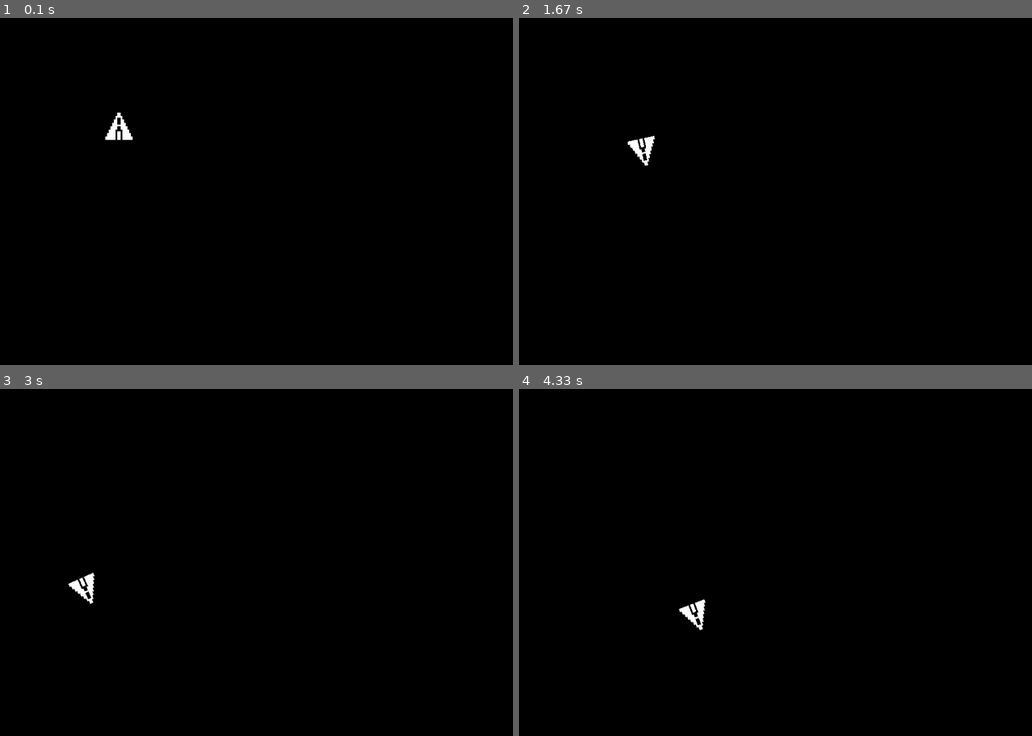
Above: before the commit, frames 1-4 (two rows, left to right).
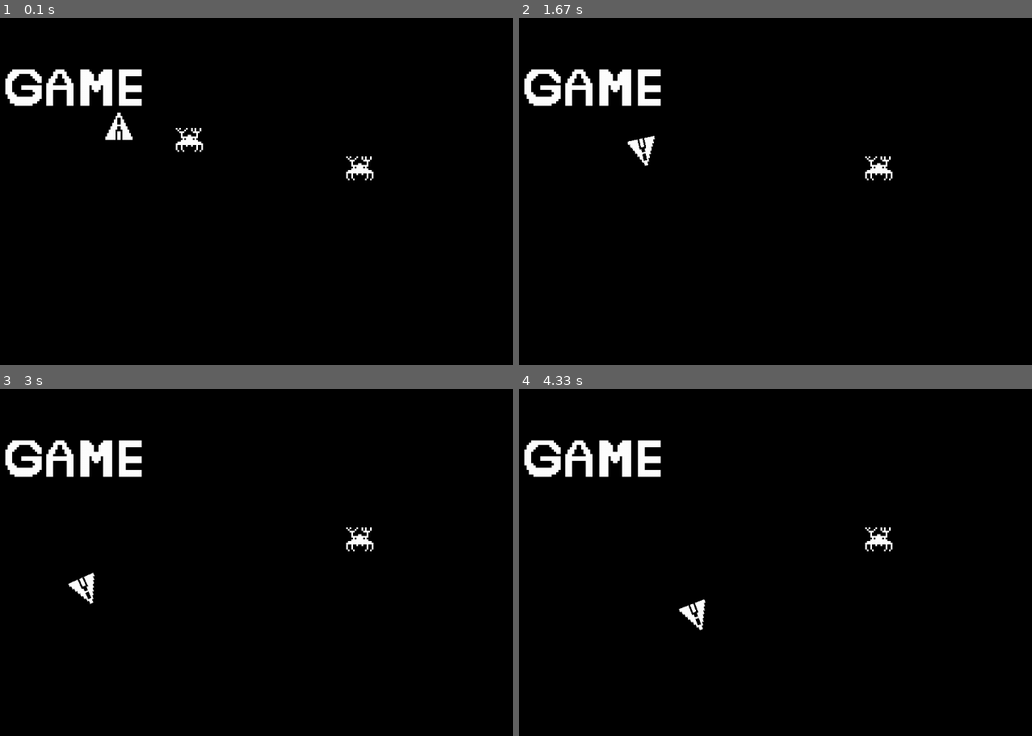
Above: after the commit, the same moments.

Repository: joe-the-pro-zero/space_shooter_pygame
Game: pygame game, started from main.py
Same seed, same stepped clock (60 frames per second), same inputs: the game is played once before the commit and once after it.
Inputs:
- Up to frame 1 (0.1 s): no input
- Up to frame 2 (1.67 s): hold Space 0.33-0.8 s; hold Right 0.33-0.8 s; hold Right 0.83-1.3 s; hold Up 1.33-1.63 s
- Up to frame 3 (3 s): hold Right 1.67-2.13 s; hold Left 2.17-2.7 s; hold Down from 2.73 s (still down)
- Up to frame 4 (4.33 s): release Down at 3.03 s; hold Left 3.07-3.47 s; hold Up 3.5-3.87 s; hold Right from 3.9 s (still down)

The runs differ from the first frame. In frame 1, 2.1% of the frame differs, in the area x 0-73%, y 14-47%; in frame 2, 1.9%; in frame 3, 1.9%; in frame 4, 1.9%.

Commit message:
Add a screen_print() function that displays in engine

Diff:
--- a/logic.py
+++ b/logic.py
@@ -16,6 +16,8 @@
         self.speed = 0
         self.angle = angle
         self.status = "ACTIVE"
+        self.draw_layer = 1
+        self.collison_layer = 1
     def update_location(self):
         self.x, self.y = calculate_trajectory(self.x, self.y, ((360 - self.angle) % 360) + 270, self.speed)
     def enforce_speed_limit(self):
@@ -36,8 +38,9 @@
     def __init__(self,location ,sprite, angle):
         super().__init__(location,sprite,angle=angle)
         self.speed = 20
+        self.size = (8, 8)
+
     def enforce_boarder_limit(self):
-        #boarders
         if self.x > 1290:
             self.status = "COLLECT"
         if self.x < -10:
@@ -50,6 +53,8 @@
 class Player_char(Display_obj):
     def __init__(self, location, sprite, rect=False, speed_limit=15):
         super().__init__(location, sprite, rect=rect, speed_limit=speed_limit)
+        self.shape = (48, 48)
+
     def enforce_boarder_loop(self):
         if self.x > 1290:
             self.x = -10
@@ -59,3 +64,8 @@
             self.y = -10
         if self.y < -10:
             self.y = 730
+
+class Enemy(Display_obj):
+    def __init__(self, location, sprite, angle=0):
+        super().__init__(location, sprite, angle=angle)
+        self.size = (48, 48)
--- a/main.py
+++ b/main.py
@@ -1,5 +1,6 @@
 import pygame
 import logic
+import os
 
 pygame.init()
 
@@ -10,10 +11,38 @@
                                     (ship_sprite.get_width() * 3,
                                     ship_sprite.get_height() *3))
 shot_sprite = pygame.image.load("assets/shot_plain.png").convert_alpha()
+enemy_sprite = pygame.image.load("assets/enemy.png").convert_alpha()
+enemy_sprite = pygame.transform.scale(enemy_sprite,
+                                    (enemy_sprite.get_width() * 3,
+                                    enemy_sprite.get_height() *3))
 
-active_player_shots = []
+#Fonts
+alphabet_files = []
+alpha_sprites = {}
+files = os.listdir("./assets/fonts")
+for filex in files:
+    if filex[-4:] == ".png":
+        alphabet_files.append(filex)
+
+alphabet_files.sort()
+for filex in alphabet_files:
+        alpha_sprites[filex[:1]] = pygame.image.load(f"assets/fonts/{filex}").convert_alpha()
+
+#Object
+active_objects = {"active_player_shots":[],
+                  "active_enemys":[],
+                  "active_players":[]
+                      }
 
 #functions
+def screen_print(x, y, string, scale=1):
+    for char in string:
+        char_sprite = pygame.transform.scale(alpha_sprites[char],
+                                    (alpha_sprites[char].get_width() * scale,
+                                    alpha_sprites[char].get_height() * scale))
+        display_sprite(x,y,char_sprite,0)
+        x = x + 16 * scale
+
 
 def display_sprite(x, y, sprite, angel, sprite_rect=False):
     rotated_sprite = pygame.transform.rotate(sprite, angel)
@@ -24,69 +53,100 @@
     else:
         screen.blit(rotated_sprite, (x, y))
 
-
 def fire_shot(location, angle, sprite=shot_sprite):
     shot = logic.Shot(location, sprite, angle)
-    active_player_shots.append(shot)
+    active_objects["active_player_shots"].append(shot)
 
-ship_rect = ship_sprite.get_rect(center=(400,300))
-ship = logic.Player_char((400,300), ship_sprite, rect=ship_rect)
-#ship_positon = pygame.Vector2(400, 300)
+def collison_detect():
+    for shot in active_objects["active_player_shots"]:
+        for enemy in active_objects["active_enemys"]:
+            if round(shot.y) in range(round(enemy.y-32), round(enemy.y+32)) and round(shot.x) in range(round(enemy.x-32), round(enemy.x+32)):
+                active_objects["active_player_shots"].remove(shot)
+                enemy.status = "COLLECT"
+    for ship in active_objects["active_players"]:
+        for enemy in active_objects["active_enemys"]:
+            if round(ship.y) in range(round(enemy.y-32), round(enemy.y+32)) and round(ship.x) in range(round(enemy.x-32), round(enemy.x+32)):
+                pass
+                #gameover()
 
-shot_colldown = 0
+def move_enemy():
+    pass
+
+def create_enemy(location):
+    enemy = logic.Enemy(location, enemy_sprite)
+    active_objects["active_enemys"].append(enemy)
+
+ship_rect = ship_sprite.get_rect()
+active_objects["active_players"].append(logic.Player_char((400,300), ship_sprite, rect=ship_rect))
+
+shot_cooldown = 0
 clock = pygame.time.Clock()
 
-
+create_enemy((800,350))
+create_enemy((500,300))
 running = True
 while running:
 
     #cool downs
-    if shot_colldown > 0:
-        shot_colldown -= 1
-
+    if shot_cooldown > 0:
+        shot_cooldown -= 1
 
     #draw frame
     screen.fill((0,0,0))
-    display_sprite(ship.x, ship.y, ship.sprite, ship.angle, ship.rect)
-    for shot in active_player_shots:
-        if shot.status == "COLLECT":
-            active_player_shots.remove(shot)
-        display_sprite(shot.x, shot.y, shot_sprite,shot.angle)
+    screen_print(200,200,"GAME",4)
+
+
+    for key in active_objects:
+        for obj in active_objects[key]:
+            if obj.status == "ACTIVE":
+                pass
+            display_sprite(obj.x, obj.y, obj.sprite, obj.angle, obj.rect)
+
+    #remove trash
+    for key in active_objects:
+        for obj in active_objects[key]:
+            if obj.status == "COLLECT":
+                active_objects[key].remove(obj)
 
     for event in pygame.event.get():
         if event.type == pygame.QUIT:
             running = False
+
     # Inputs
     keys = pygame.key.get_pressed()
-    if keys[pygame.K_LEFT]:
-        ship.angle +=3
-    if keys[pygame.K_RIGHT]:
-        ship.angle -=3
-    if keys[pygame.K_UP]:
-        ship.speed += .3
-    if keys[pygame.K_DOWN] and ship.speed > 0:
-        ship.speed -= .1
-    if keys[pygame.K_SPACE] and shot_colldown <= 0:
-        fire_shot((ship.x,ship.y),ship.angle)
-        shot_colldown = .2 * 60
+    for obj in active_objects["active_players"]:
+        if keys[pygame.K_LEFT]:
+            obj.angle +=3
+        if keys[pygame.K_RIGHT]:
+            obj.angle -=3
+        if keys[pygame.K_UP]:
+            obj.speed +=.3
+        if keys[pygame.K_DOWN] and obj.speed > 0:
+            obj.speed -=.1
+        if keys[pygame.K_SPACE] and shot_cooldown <= 0:
+            fire_shot((obj.x,obj.y),obj.angle)
+            shot_cooldown = .2 * 60
 
     #Update object locations
-    for shot in active_player_shots:
-        shot.update_location()
-    ship.update_location()
+    for key in active_objects:
+        for obj in active_objects[key]:
+            obj.update_location()
 
     #push to sceen
     pygame.display.flip()
     clock.tick(60)
 
     #Gravity / speed control / limits
-    ship.enforce_drag()
-    ship.enforce_speed_limit()
-    ship.enforce_angle_limit()
-    ship.enforce_boarder_loop()
-    for shot in active_player_shots:
+    for obj in active_objects["active_players"]:
+        obj.enforce_drag()
+        obj.enforce_speed_limit()
+        obj.enforce_angle_limit()
+        obj.enforce_boarder_loop()
+    for shot in active_objects["active_player_shots"]:
         shot.enforce_boarder_limit()
-    #print(f"Speed: {ship.speed}\nAngle: {ship.angle}")
+    #for ship in active_objects["active_players"]:
+    #    print(f"Speed: {ship.speed}\nAngle: {ship.angle}\nShip Location: {(ship.x,ship.y)}\nBullets_on_screen: {len(active_objects["active_player_shots"])}")
 
-
+    collison_detect()
+    #os.system("clear")
 pygame.quit()
Binary file added: assets/enemy.png
Binary file added: assets/fireball.jpg
Binary file added: assets/fonts/A.png
Binary file added: assets/fonts/B.png
Binary file added: assets/fonts/C.png
Binary file added: assets/fonts/D.png
Binary file added: assets/fonts/E.png
Binary file added: assets/fonts/F.png
Binary file added: assets/fonts/G.png
Binary file added: assets/fonts/H.png
Binary file added: assets/fonts/I.png
Binary file added: assets/fonts/J.png
(and 10 more such lines)
